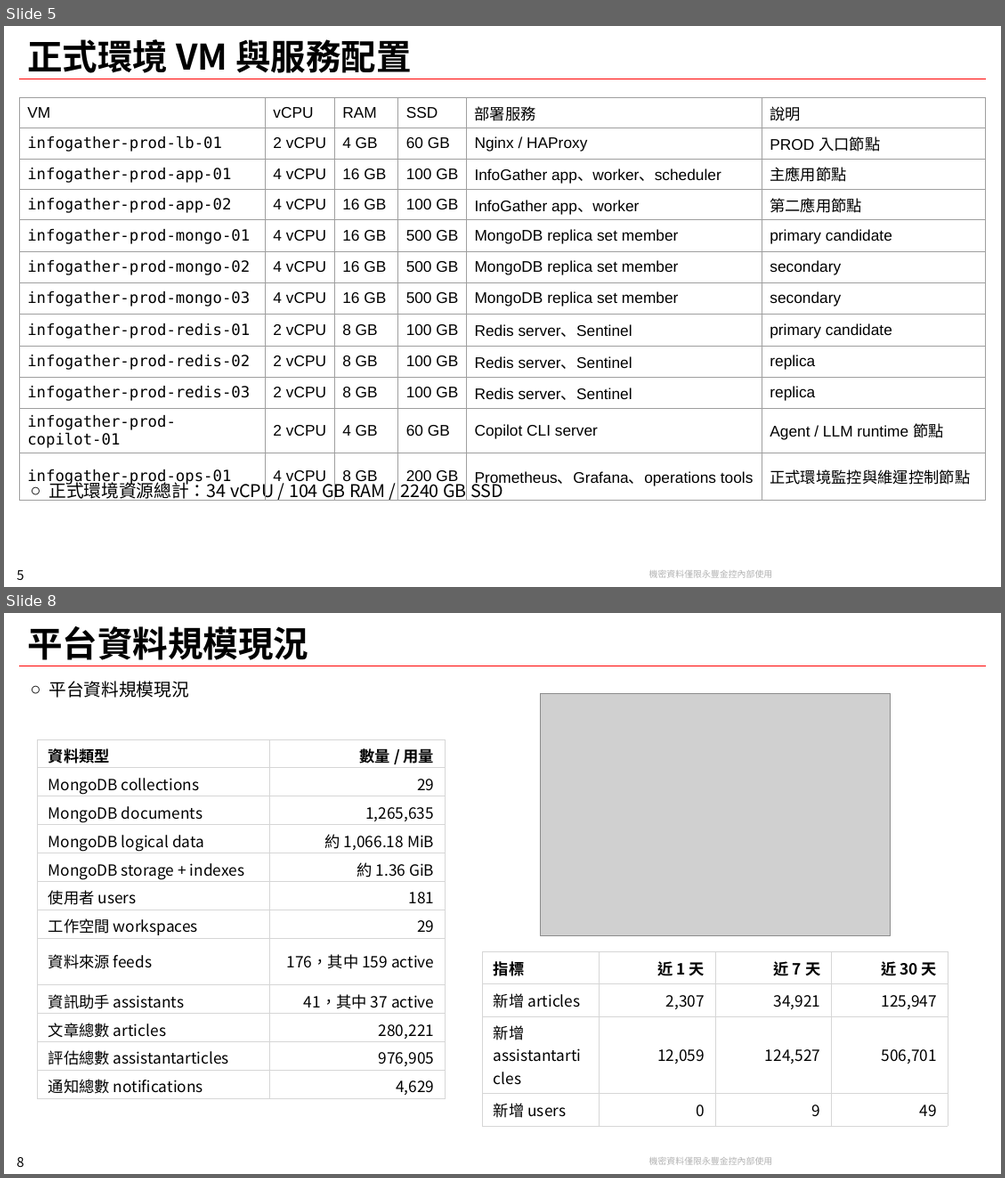
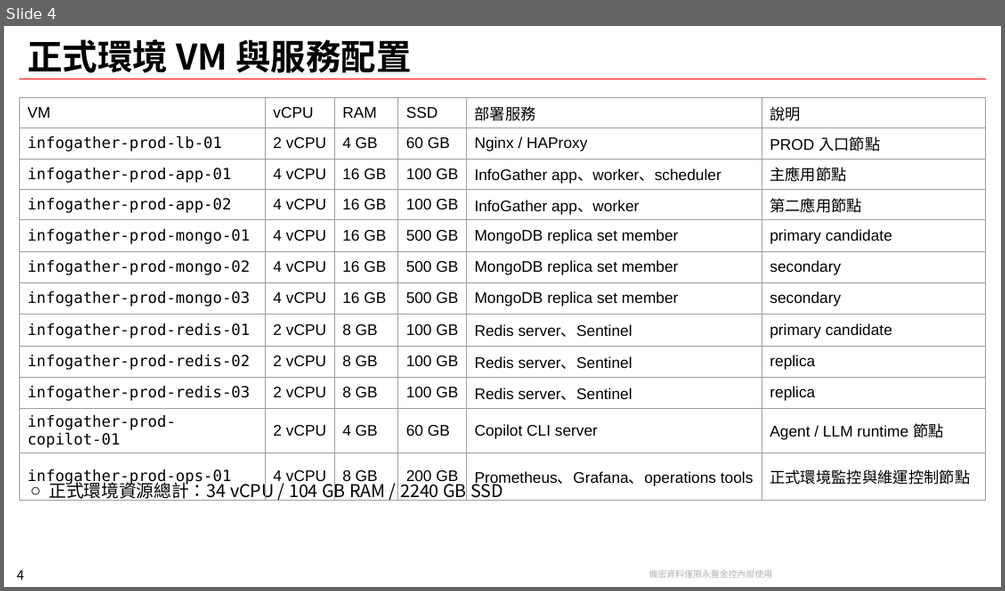
Before and after one commit to chunkai1312/temp, a slide deck: infogather.pptx. Shown one above the other, each under a label of ours: slides 5 and 8 before the commit, slide 4 after it; the slides between them are not shown. The pictures are 1005x1178 and 1005x591 pixels, drawn with LibreOffice and Linux fonts; fonts in the diff are those of the drawing; grey boxes stand for pictures; background and template pictures are left out. Boxes give left, top, right and bottom in pixels: in the first picture for what was removed or moved away, otherwise in the second. Text is boxed around its words. In the diff, an @@ line names an element or a change of style, - is before the commit and + after.

```diff
--- a/infogather.pptx
+++ b/infogather.pptx
@@ slide 8 removed at [4, 613, 1001, 1174], background #FFFFFF; not listed: 3 template elements that a slide beside it also shows @@
@@ title removed at [27, 626, 308, 660] @@
-平台資料規模現況
@@ text removed at [49, 681, 189, 698] @@
-○ 平台資料規模現況
@@ picture removed at [540, 694, 890, 936] @@
@@ table removed at [37, 739, 445, 1098], 12 rows, 2 columns @@
-資料類型 | 數量 / 用量
-MongoDB collections | 29
-MongoDB documents | 1,265,635
-MongoDB logical data | 約 1,066.18 MiB
-MongoDB storage + indexes | 約 1.36 GiB
-使用者 users | 181
-工作空間 workspaces | 29
-資料來源 feeds | 176，其中 159 active
-資訊助手 assistants | 41，其中 37 active
-文章總數 articles | 280,221
-評估總數 assistantarticles | 976,905
-通知總數 notifications | 4,629
@@ table removed at [483, 951, 947, 1121], 4 rows, 4 columns @@
-指標 | 近 1 天 | 近 7 天 | 近 30 天
-新增 articles | 2,307 | 34,921 | 125,947
-新增 assistantarticles | 12,059 | 124,527 | 506,701
-新增 users | 0 | 9 | 49
@@ what was slide 5 is now slide 4 @@
@@ page number at [16, 570, 24, 580]: text changed @@
-5
+4
```
Also in this commit, not shown: 3 slides changed, 3 slides added, 4 other slides removed.
